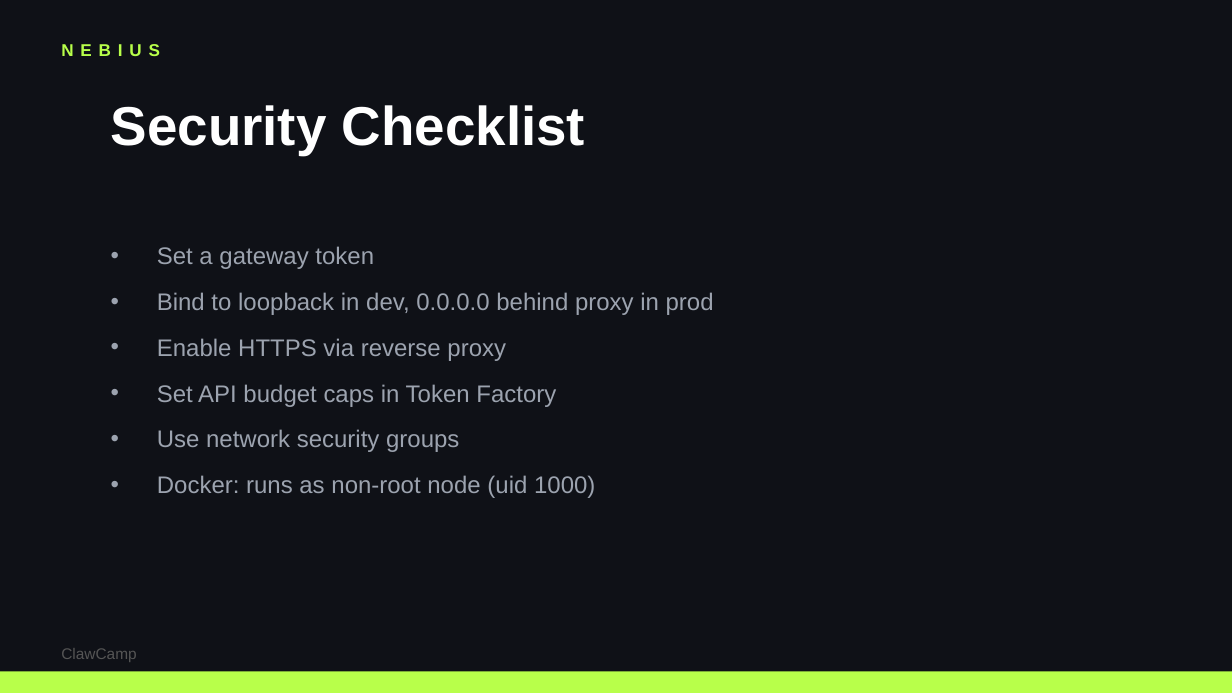
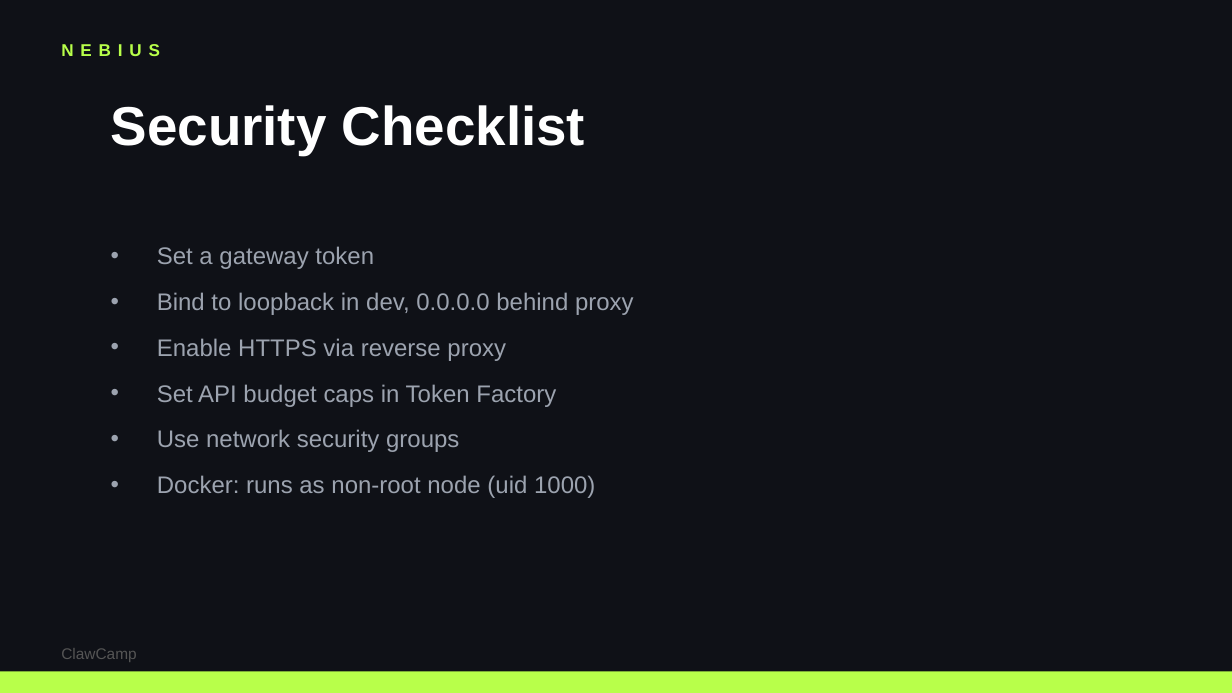
Before and after one commit to colygon/clawcamp-site, a slide deck: slide 16 of workshops/running-openclaw-on-nebius.pptx. Drawn at 1232x693 pixels with LibreOffice and Linux fonts; fonts in the diff are those of the drawing. Boxes give left, top, right and bottom in pixels: in the first picture for what was removed or moved away, otherwise in the second. Text is boxed around its words. In the diff, an @@ line names an element or a change of style, - is before the commit and + after.

```diff
--- a/workshops/running-openclaw-on-nebius.pptx
+++ b/workshops/running-openclaw-on-nebius.pptx
@@ text at <box>157,292,634,315</box>: text changed @@
-• Bind to loopback in dev, 0.0.0.0 behind proxy in prod
+• Bind to loopback in dev, 0.0.0.0 behind proxy
```
Also in this commit, not shown: 10 other slides changed.
